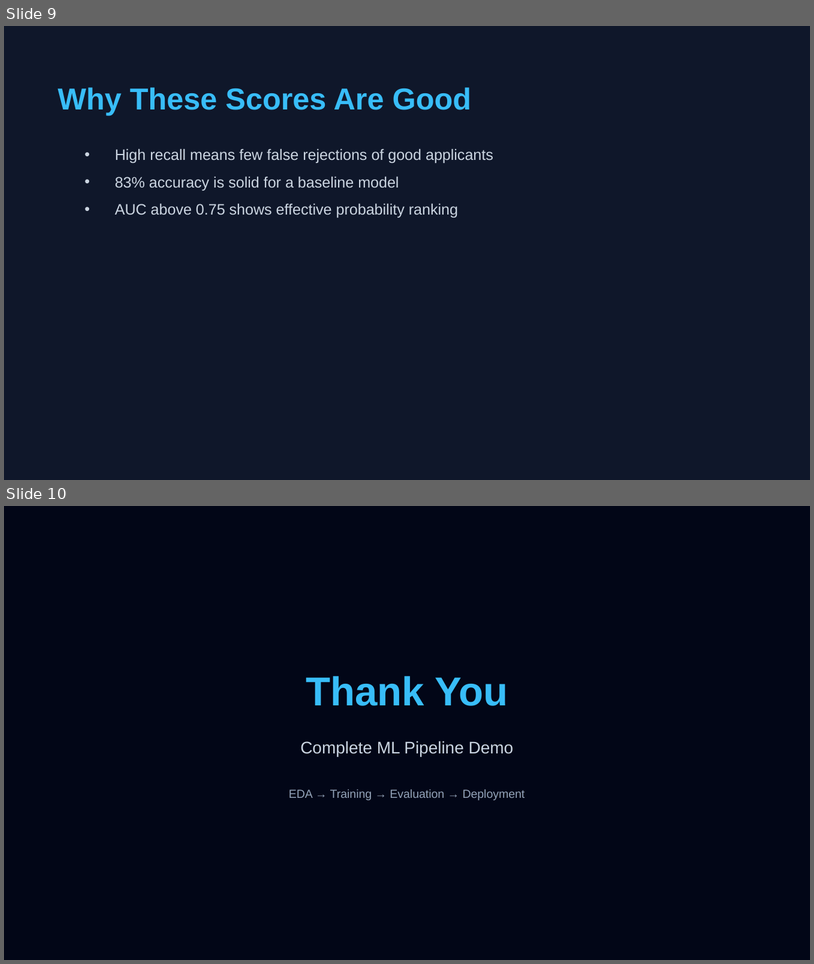
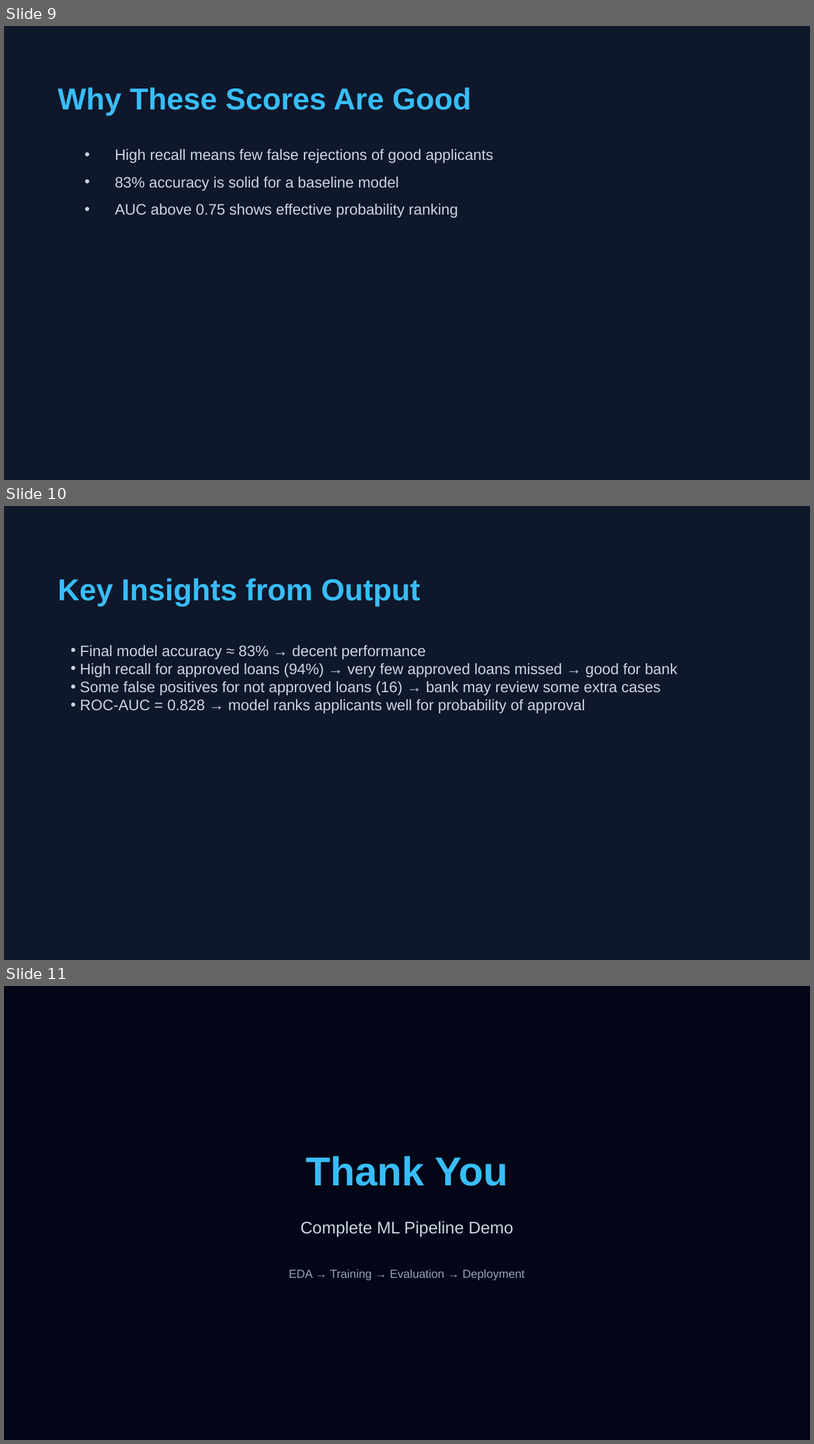
Before and after one commit to RealHaroon/Artificial-Intelligence-Labs, a slide deck: Loan Approval Prediction/Loan Approval Prediction.pptx. Shown one above the other, each under a label of ours: slides 9 and 10 before the commit, slides 9, 10 and 11 after it. The pictures are 814x964 and 814x1444 pixels, drawn with LibreOffice and Linux fonts; fonts in the diff are those of the drawing. Boxes give left, top, right and bottom in pixels: in the first picture for what was removed or moved away, otherwise in the second. Text is boxed around its words. In the diff, an @@ line names an element or a change of style, - is before the commit and + after.

```diff
--- a/Loan Approval Prediction/Loan Approval Prediction.pptx
+++ b/Loan Approval Prediction/Loan Approval Prediction.pptx
@@ slide 10 added at <box>4,506,810,960</box>, background #0F172A @@
@@ text added at <box>58,578,420,606</box>, 27 pt, text #38BDF8, bold @@
+Key Insights from Output
@@ text added at <box>80,645,678,714</box>, 13.5 pt, text #CBD5E1 @@
+• Final model accuracy ≈ 83% → decent performance
+• High recall for approved loans (94%) → very few approved loans missed → good for bank
+• Some false positives for not approved loans (16) → bank may review some extra cases
+• ROC-AUC = 0.828 → model ranks applicants well for probability of approval
@@ what was slide 10 is now slide 11 @@
```
Also in this commit, not shown: 3 other files.
